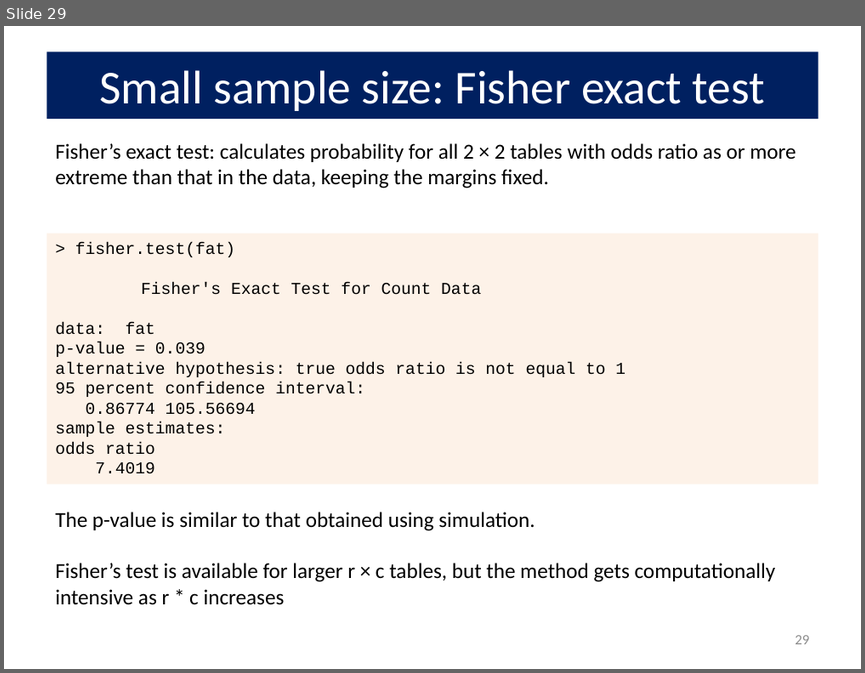
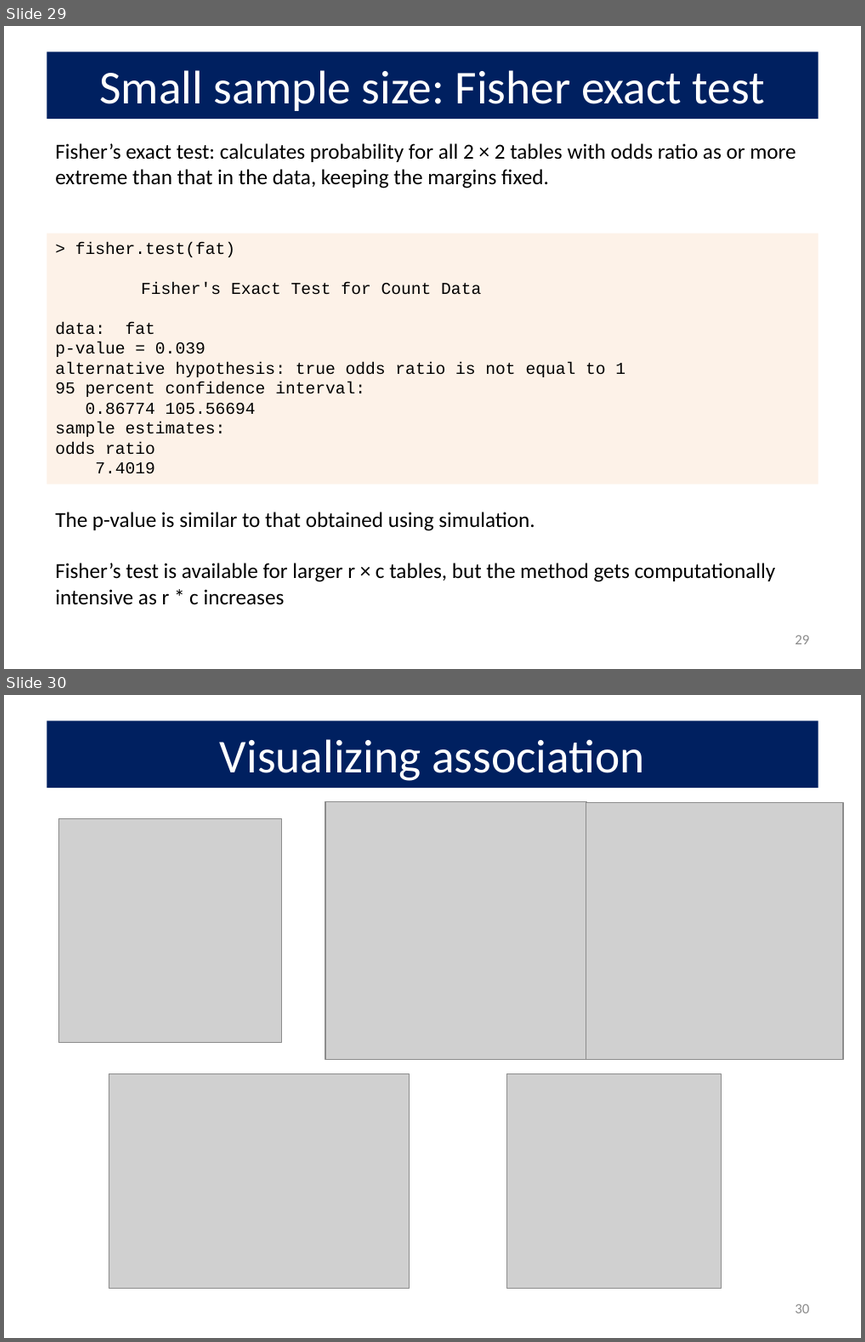
Before and after one commit to friendly/psy6136, a slide deck: lectures/03-Twoway1.pptx. Shown one above the other, each under a label of ours: slide 29 before the commit, slides 29 and 30 after it. The pictures are 865x673 and 865x1342 pixels, drawn with LibreOffice and Linux fonts; fonts in the diff are those of the drawing; grey boxes stand for pictures. Boxes give left, top, right and bottom in pixels: in the first picture for what was removed or moved away, otherwise in the second. Text is boxed around its words. In the diff, an @@ line names an element or a change of style, - is before the commit and + after.

```diff
--- a/lectures/03-Twoway1.pptx
+++ b/lectures/03-Twoway1.pptx
@@ slide 30 added at (x1=4, y1=695, x2=861, y2=1338), background #FFFFFF @@
@@ title added at (x1=46, y1=721, x2=818, y2=788), fill #002060, 39.6 pt, text #FFFFFF @@
+Visualizing association
@@ picture added at (x1=59, y1=819, x2=282, y2=1043) @@
@@ picture added at (x1=325, y1=802, x2=586, y2=1059) @@
@@ picture added at (x1=585, y1=802, x2=843, y2=1059) @@
@@ picture added at (x1=109, y1=1074, x2=409, y2=1288) @@
@@ picture added at (x1=507, y1=1074, x2=721, y2=1288) @@
@@ page number added at (x1=794, y1=1304, x2=809, y2=1313), 12 pt, text #8C8C8C @@
+30
```
Also in this commit, not shown: 11 other files.
